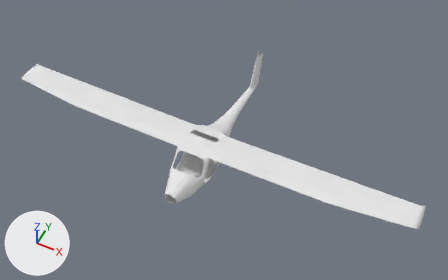
The Blender file models/pipistrel-virus.blend, before and after one commit.
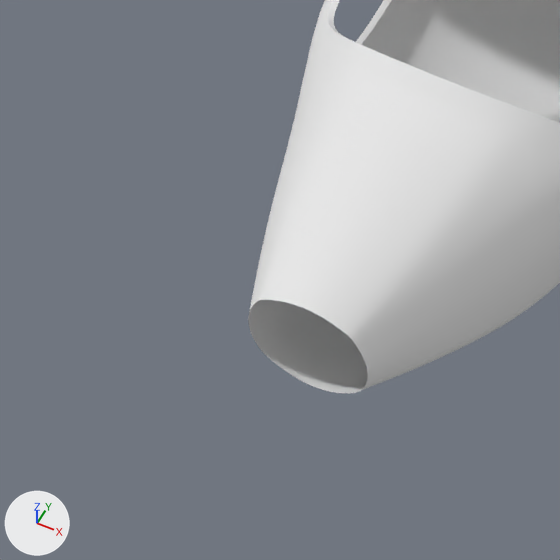
The first picture shows the older version from a camera (50 mm lens) standing at (5.73, -11.16, 13.59) and looking at (0.29, -0.29, 0.01). The close-ups show both versions on the part from 31% to 44% of the width and 59% to 79% of the height of that picture; other places that the commit changed are outside them. Every picture has the same lights, and +X, +Y and +Z are marked at lower left.

The first close-up shows 'fuselage'.
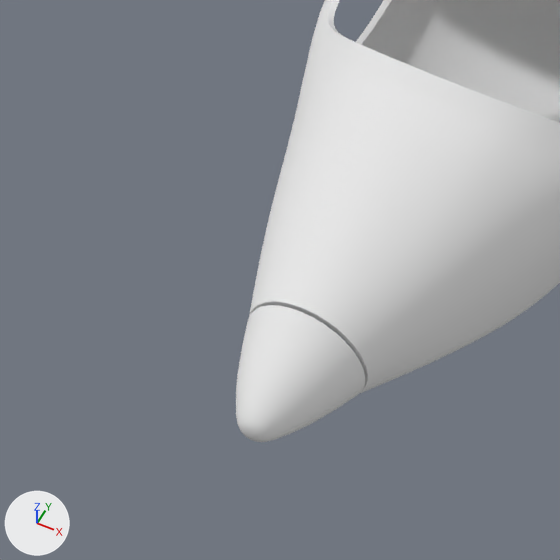
Boxes [x1, y1, x2, y2] around the edits, measured in the close-ups (560 x 560 px):
'fuselage', reshaped
    before: [248, 0, 560, 393]
    after: [249, 0, 560, 394]
'spinner', added
    after: [236, 305, 365, 442]
part 1 of me_fuselage, built on
    before: [248, 268, 413, 393]
    after: [249, 268, 413, 394]

What changed in the scene script:
```text
Change me_fuselage:
    where me_fuselage.from_pydata(...)  # 233 vertices, 184 faces; spans x 0.0..0.55, y -2.93..2.91, z -0.43..0.85
    used by ob_fuselage; location = (0.0, 0.0, 0.0)
    verts and faces of me_fuselage; kept vertices keep their numbers, new ones are numbered from 233
    before: 40 (0.0, -2.93, 0.32), 41 (0.0, -2.93, -0.07), 42 (0.13, -2.93, -0.01), 43 (0.17, -2.93, 0.05), 44 (0.15, -2.93, 0.24)
    before: 46 (0.22, -2.27, 0.4), 47 (0.19, -2.6, 0.34), 48 (0.13, -2.93, 0.26), 77 (0.19, -2.93, 0.12), 140 (0.18, -2.93, 0.18)
    me_fuselage part 1
    add for i in [40, 41, 42]: verts[i] += (0.0, 0.0, -0.02)
    add verts[44] = (0.14, -2.93, 0.24)  # moved
    add verts[46] = (0.19, -2.27, 0.4)  # moved
    add verts[47] = (0.13, -2.6, 0.36)  # moved
    add verts[48] = (0.08, -2.93, 0.29)  # moved
    add verts[140] = (0.18, -2.93, 0.18)  # moved
    add faces += [(40, 41, 42, 43, 77, 140, 44, 48)]
Add me_spinner:
    me_spinner.from_pydata(...)  # 320 vertices, 290 faces; spans x -0.18..0.18, y -0.298..0.0, z -0.18..0.18
    me_spinner.polygons.foreach_set('use_smooth', [True] * 290)
    me_spinner.materials.append(mat_body)  # white #e7e7e7
Add ob_spinner:
    ob_spinner = bpy.data.objects.new('spinner', me_spinner)
    ob_spinner.location = (0.0, -2.94, 0.113)
    _m = ob_spinner.modifiers.new('EdgeSplit', 'EDGE_SPLIT')
```
